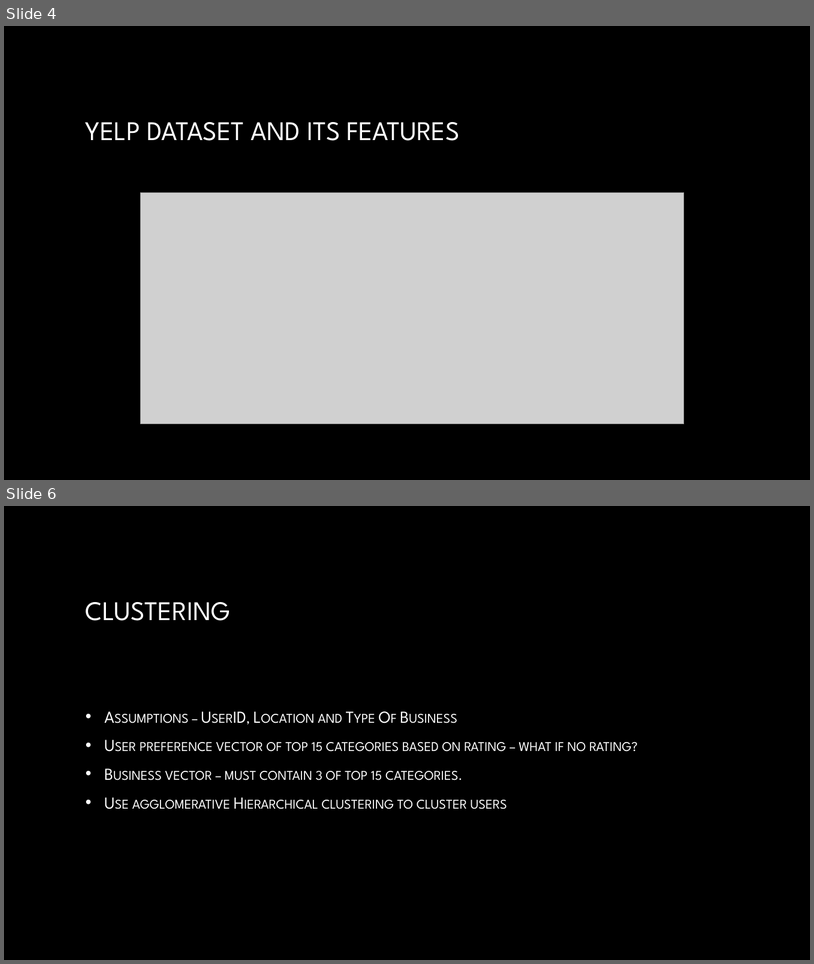
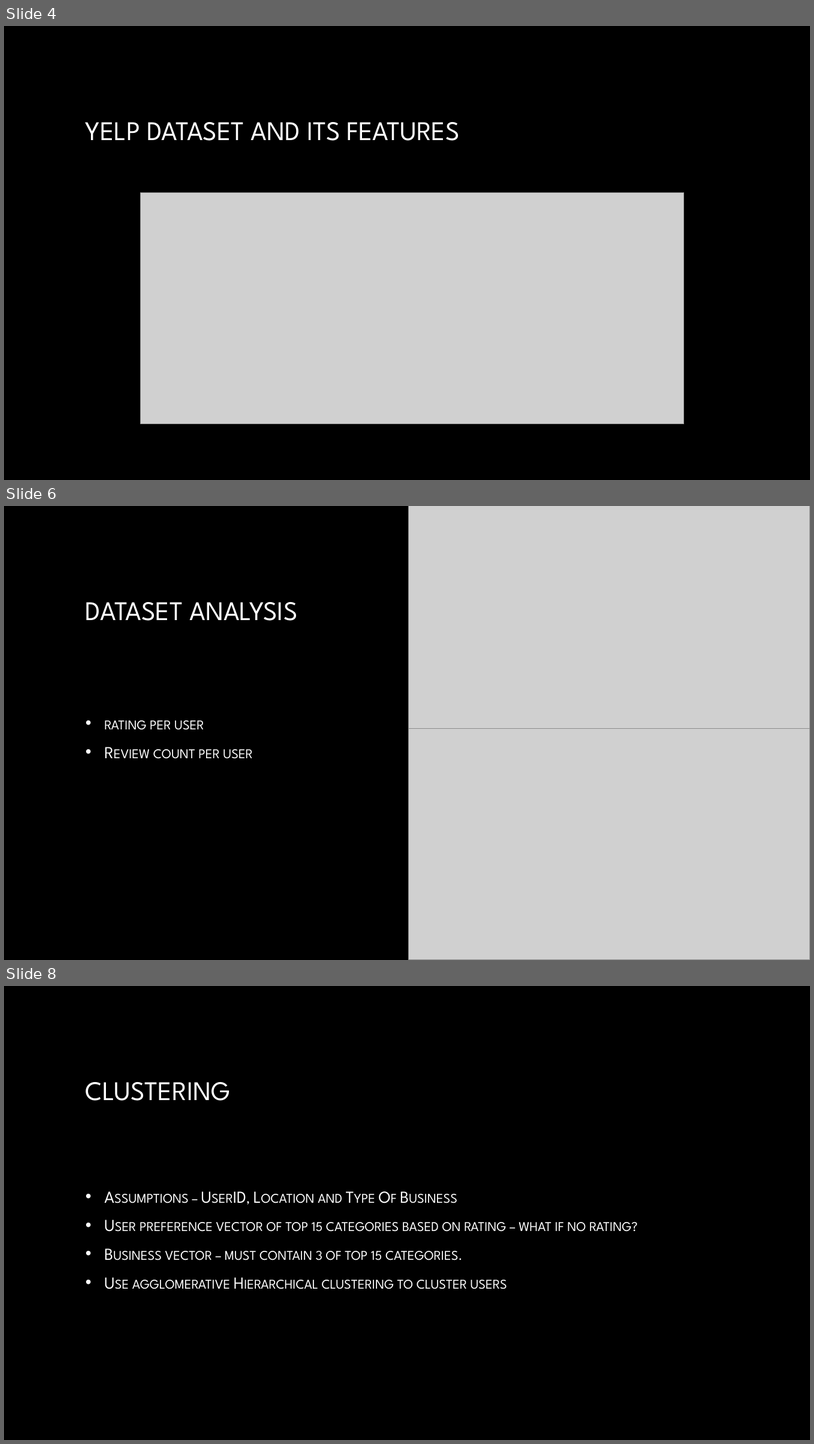
Before and after one commit to AbhayKasturia/YelpRecommendationSystem, a slide deck: Final_Presentation/draft_presentation.pptx. Shown one above the other, each under a label of ours: slides 4 and 6 before the commit, slides 4, 6 and 8 after it; the slides between them are not shown. The pictures are 814x964 and 814x1444 pixels, drawn with LibreOffice and Linux fonts; fonts in the diff are those of the drawing; grey boxes stand for pictures; background and template pictures are left out. Boxes give left, top, right and bottom in pixels: in the first picture for what was removed or moved away, otherwise in the second. Text is boxed around its words. In the diff, an @@ line names an element or a change of style, - is before the commit and + after.

```diff
--- a/Final_Presentation/draft_presentation.pptx
+++ b/Final_Presentation/draft_presentation.pptx
@@ slide 6 added at bbox=[4, 506, 810, 960], background picture (left out) @@
@@ picture added at bbox=[409, 506, 810, 733] @@
@@ title added at bbox=[86, 602, 297, 621], 32 pt, text gradient #FFFFFF to #A6A6A6 @@
+DATASET ANALYSIS
@@ text added at bbox=[104, 720, 253, 759], 20 pt, text gradient #FFFFFF to #BFBFBF, small capitals @@
+• rating per user
+• Review count per user
@@ picture added at bbox=[409, 729, 810, 960] @@
@@ what was slide 6 is now slide 8 @@
```
Also in this commit, not shown: 5 other slides added, 1 slide removed, 2 other files.
